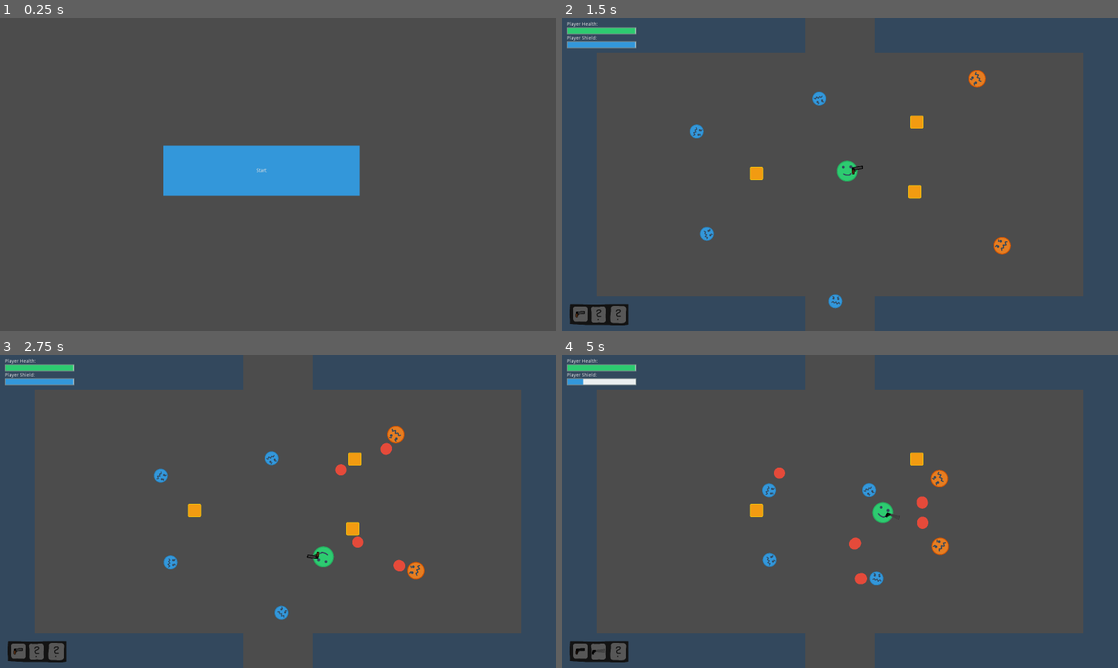
Above: before the commit, frames 1-4 (two rows, left to right).
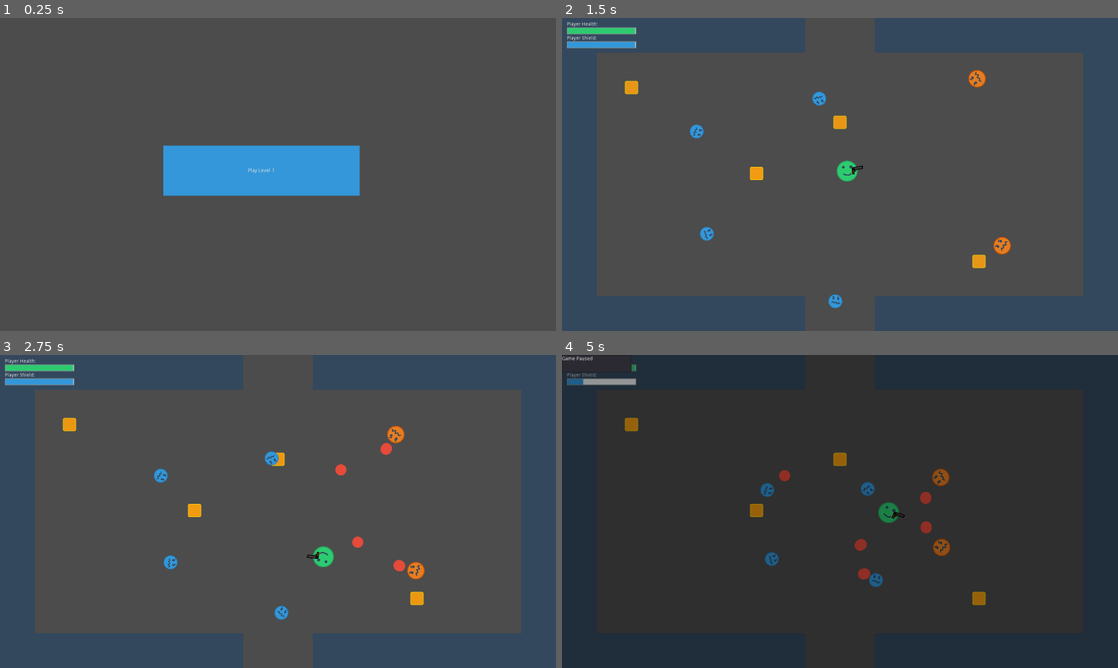
Above: after the commit, the same moments.

Repository: dominik-pm/CircleHead
Game: Godot game, scene res://Menu/Menu.tscn
Two runs of this game, one before a commit and one after it. Both use one fixed random seed, a clock stepped at 60 frames per second and the inputs below. Before the commit the project starts from res://Startscene/Startscene.tscn.
Inputs (mouse positions are in pixels of both pictures, inside the frame that each line leads up to):
- Up to frame 1 (0.25 s): no input
- Up to frame 2 (1.5 s): click (823, 171) at 0.5 s, where only the run before the commit has a clickable "Start"; move the mouse to (962, 158) at 1.27 s; hold Right (ui_right) from 1.28 s (still down); tap E (player_next_weapon) at 1.35 s
- Up to frame 3 (2.75 s): move the mouse to (166, 527) at 2.02 s; release Right (ui_right) at 2.03 s; hold Down (ui_down) from 2.03 s (still down); tap Q (player_prev_weapon) at 2.1 s
- Up to frame 4 (5 s): move the mouse to (895, 442) at 2.77 s; release Down (ui_down) at 2.78 s; hold Right (ui_right) 2.78-3.53 s; hold Space (player_shoot) 2.78-3.53 s; move the mouse to (812, 574) at 3.52 s; hold Up (ui_up) 3.53-4.28 s; tap E (player_next_weapon) at 3.6 s; move the mouse to (1006, 558) at 4.27 s; hold Left (ui_left) from 4.28 s (still down); tap Q (player_prev_weapon) at 4.35 s; tap P (pause, bound only after the commit) at 4.9 s

The runs differ from the first frame. In frame 1, less than 0.1% of the frame differs, in the area x 44-50%, y 48-50%; in frame 2, 1.2%; in frame 3, 1.2%; in frame 4, 100%, in the area x 0-100%, y 0-100%.

Commit message:
Fixed Bugs, Better Level Structure + global Script, Added PopUps (Gabriel, moch das de besser ausschaun xD)

Diff:
--- a/Enemys/Enemy.gd
+++ b/Enemys/Enemy.gd
@@ -22,7 +22,7 @@
 func _ready():
 	set_linear_damp(dampening)
 
-	player = get_parent().get_node("Player")
+	player = get_parent().get_parent().get_node("Player")
 
 	if spawn_probability > 10:
 		spawn_probability = 10
--- a/Enemys/Enemy_Red_Shooter.gd
+++ b/Enemys/Enemy_Red_Shooter.gd
@@ -14,6 +14,11 @@
 	shoot()
 	timer.start()
 
+# override die function to spawn item when dead
+func die():
+	get_parent().get_parent().spawn_item(self.position.x, self.position.y)
+	queue_free()
+
 # add this function
 func shoot():
 	#print("enemy: shooting!")
--- a/Enemys/Enemy_Spawner.gd
+++ b/Enemys/Enemy_Spawner.gd
@@ -3,4 +3,4 @@
 func spawn_enemy(enemy):
 	var e = enemy.instance()
 	e.position = self.position
-	get_parent().add_child(e)
+	get_parent().get_parent().get_node('Enemys').add_child(e)
--- /dev/null
+++ b/Environment/Block.tscn
@@ -0,0 +1,22 @@
+[gd_scene load_steps=5 format=2]
+
+[sub_resource type="RectangleShape2D" id=1]
+extents = Vector2( 25, 25 )
+
+[sub_resource type="CubeMesh" id=2]
+size = Vector3( 50, 50, 2 )
+
+[sub_resource type="Gradient" id=3]
+colors = PoolColorArray( 1, 1, 1, 1, 1, 1, 1, 1 )
+
+[sub_resource type="GradientTexture" id=4]
+gradient = SubResource( 3 )
+
+[node name="Block" type="StaticBody2D"]
+
+[node name="CollisionShape2D" type="CollisionShape2D" parent="."]
+shape = SubResource( 1 )
+
+[node name="MeshInstance2D" type="MeshInstance2D" parent="."]
+mesh = SubResource( 2 )
+texture = SubResource( 4 )
--- a/Environment/Item.gd
+++ b/Environment/Item.gd
@@ -1,6 +1,28 @@
 extends Node2D
+
+func init(x, y):
+	# set position
+	self.position = Vector2(x, y)
+
+	# play appearing animation
+	get_node("item/AnimationPlayer").play("spawn")
+
+	# connect de animation_finished signal
+	get_node("item/AnimationPlayer").connect("animation_finished", self, "on_animation_finished")
 
 func _on_Area2D_body_entered(body):
 	if body.is_in_group('player'):
 		body.on_item_got_item()
+
+		# play disappearing animation
+		get_node("item/AnimationPlayer").play("despawn")
+
+func on_animation_finished(finished_anim):
+	# check if the finished_anim is spawn, set animation to idle
+	if finished_anim == "spawn":
+		get_node("item/AnimationPlayer").play("idle")
+
+	# check if the finished_anim is despawn, then delete this item
+	if finished_anim == "despawn":
+		print("item: player got me!")
 		queue_free()
--- a/Environment/Item.tscn
+++ b/Environment/Item.tscn
@@ -1,9 +1,68 @@
-[gd_scene load_steps=4 format=2]
+[gd_scene load_steps=7 format=2]
 
 [ext_resource path="res://Environment/Item.gd" type="Script" id=1]
 [ext_resource path="res://Environment/item.png" type="Texture" id=2]
 
-[sub_resource type="RectangleShape2D" id=1]
+[sub_resource type="Animation" id=3]
+resource_name = "despawn"
+tracks/0/type = "value"
+tracks/0/path = NodePath(".:modulate")
+tracks/0/interp = 1
+tracks/0/loop_wrap = true
+tracks/0/imported = false
+tracks/0/enabled = true
+tracks/0/keys = {
+"times": PoolRealArray( 0, 0.5 ),
+"transitions": PoolRealArray( 1, 1 ),
+"update": 0,
+"values": [ Color( 1, 1, 1, 1 ), Color( 1, 1, 1, 0 ) ]
+}
+
+[sub_resource type="Animation" id=5]
+resource_name = "idle"
+length = 3.0
+loop = true
+tracks/0/type = "value"
+tracks/0/path = NodePath(".:rotation_degrees")
+tracks/0/interp = 2
+tracks/0/loop_wrap = true
+tracks/0/imported = false
+tracks/0/enabled = true
+tracks/0/keys = {
+"times": PoolRealArray( 0, 3 ),
+"transitions": PoolRealArray( 6.27667, 0.353556 ),
+"update": 0,
+"values": [ 0.0, 360.0 ]
+}
+tracks/1/type = "value"
+tracks/1/path = NodePath(".:modulate")
+tracks/1/interp = 2
+tracks/1/loop_wrap = true
+tracks/1/imported = false
+tracks/1/enabled = true
+tracks/1/keys = {
+"times": PoolRealArray( 0, 1.9, 3 ),
+"transitions": PoolRealArray( 3.86374, 3.24901, 0.307786 ),
+"update": 0,
+"values": [ Color( 1, 1, 1, 1 ), Color( 0.815686, 0.815686, 0.815686, 1 ), Color( 1, 1, 1, 1 ) ]
+}
+
+[sub_resource type="Animation" id=4]
+resource_name = "spawn"
+tracks/0/type = "value"
+tracks/0/path = NodePath(".:modulate")
+tracks/0/interp = 1
+tracks/0/loop_wrap = true
+tracks/0/imported = false
+tracks/0/enabled = true
+tracks/0/keys = {
+"times": PoolRealArray( 0, 1 ),
+"transitions": PoolRealArray( 1, 1 ),
+"update": 0,
+"values": [ Color( 1, 1, 1, 0 ), Color( 1, 1, 1, 1 ) ]
+}
+
+[sub_resource type="RectangleShape2D" id=2]
 extents = Vector2( 18, 18 )
 
 [node name="Item" type="Node2D"]
@@ -14,9 +73,15 @@
 scale = Vector2( 0.075, 0.075 )
 texture = ExtResource( 2 )
 
+[node name="AnimationPlayer" type="AnimationPlayer" parent="item"]
+anims/despawn = SubResource( 3 )
+anims/idle = SubResource( 5 )
+anims/spawn = SubResource( 4 )
+
 [node name="Area2D" type="Area2D" parent="."]
+visible = false
 
 [node name="CollisionShape2D" type="CollisionShape2D" parent="Area2D"]
-shape = SubResource( 1 )
+shape = SubResource( 2 )
 
 [connection signal="body_entered" from="Area2D" to="." method="_on_Area2D_body_entered"]
--- a/Environment/Wall.tscn
+++ b/Environment/Wall.tscn
@@ -1,7 +1,6 @@
 [gd_scene load_steps=3 format=2]
 
 [ext_resource path="res://Environment/wall.png" type="Texture" id=1]
-
 
 [sub_resource type="RectangleShape2D" id=1]
 extents = Vector2( 200, 100 )
--- a/Level 1.gd
+++ /dev/null
@@ -1,70 +0,0 @@
-extends Node2D
-
-export(Array, PackedScene) var guns
-export(Array, Image) var gun_sprites
-
-var enemys
-var enemyspawner1
-var enemyspawner2
-
-var item
-
-# Timer
-var timer
-export var spawn_interval = 3.5
-
-func on_timeout_complete():
-	spawn_enemy()
-	timer.start()
-
-func _ready():
-	# Timer
-	timer = Timer.new()
-	timer.wait_time = spawn_interval
-	timer.connect("timeout", self, "on_timeout_complete")
-	timer.start()
-	add_child(timer)
-
-	enemys = [
-		preload("res://Enemys/Enemy.tscn"),
-		preload("res://Enemys/Enemy_Red_Shooter.tscn")
-	]
-
-	enemyspawner1 = get_node("Enemy_Spawner1")
-	enemyspawner2 = get_node("Enemy_Spawner2")
-
-	item = preload("res://Environment/Item.tscn")
-	spawn_item()
-
-
-func spawn_enemy():
-	var r = 0
-	var e = null
-	var cnt = 0
-
-
-	for enemy in enemys:
-		var probability = enemy.instance().spawn_probability
-		randomize()
-		r = floor(rand_range(0, 11-probability))
-		if r == 0:
-			e = enemy
-
-	if e == null:
-		e = enemys[0]
-
-	randomize()
-	r = floor(rand_range(0, 2))
-	if r == 0:
-		enemyspawner1.spawn_enemy(e)
-	else:
-		enemyspawner2.spawn_enemy(e)
-
-func spawn_item():
-	# get a random position
-	# instance() the item
-	# add item as child
-	pass
-
-func game_over():
-	print("game over")
--- a/Level 1.tscn
+++ /dev/null
@@ -1,104 +0,0 @@
-[gd_scene load_steps=16 format=2]
-
-[ext_resource path="res://Level 1.gd" type="Script" id=1]
-[ext_resource path="res://Guns/Pistol.tscn" type="PackedScene" id=2]
-[ext_resource path="res://Guns/Shotgun.tscn" type="PackedScene" id=3]
-[ext_resource path="res://Guns/Minigun.tscn" type="PackedScene" id=4]
-[ext_resource path="res://Guns/Sprites/pistol.png" type="Texture" id=5]
-[ext_resource path="res://Guns/Sprites/shotgun.png" type="Texture" id=6]
-[ext_resource path="res://Guns/Sprites/minigun.png" type="Texture" id=7]
-[ext_resource path="res://Environment/Wall.tscn" type="PackedScene" id=8]
-[ext_resource path="res://Player/Player.tscn" type="PackedScene" id=9]
-[ext_resource path="res://Player/Player_Health_Bar.tscn" type="PackedScene" id=10]
-[ext_resource path="res://Player/Player_Inventory.tscn" type="PackedScene" id=11]
-[ext_resource path="res://Enemys/Enemy_Spawner.tscn" type="PackedScene" id=12]
-[ext_resource path="res://Enemys/Enemy.tscn" type="PackedScene" id=13]
-[ext_resource path="res://Enemys/Enemy_Red_Shooter.tscn" type="PackedScene" id=14]
-[ext_resource path="res://Environment/Item.tscn" type="PackedScene" id=15]
-
-[node name="Level 1" type="Node2D"]
-script = ExtResource( 1 )
-guns = [ ExtResource( 2 ), ExtResource( 3 ), ExtResource( 4 ) ]
-gun_sprites = [ ExtResource( 5 ), ExtResource( 6 ), ExtResource( 7 ) ]
-
-[node name="Walls" type="Node2D" parent="."]
-editor/display_folded = true
-
-[node name="Wall" parent="Walls" instance=ExtResource( 8 )]
-position = Vector2( 300, 0 )
-rotation = 3.14159
-scale = Vector2( 2, 1 )
-
-[node name="Wall5" parent="Walls" instance=ExtResource( 8 )]
-position = Vector2( 1300, 0 )
-rotation = 3.14159
-scale = Vector2( 2, 1 )
-
-[node name="Wall3" parent="Walls" instance=ExtResource( 8 )]
-position = Vector2( 0, 450 )
-rotation = 1.5708
-scale = Vector2( 3, 1 )
-
-[node name="Wall4" parent="Walls" instance=ExtResource( 8 )]
-position = Vector2( 1600, 450 )
-rotation = -1.5708
-scale = Vector2( 3, 1 )
-
-[node name="Wall2" parent="Walls" instance=ExtResource( 8 )]
-position = Vector2( 300, 900 )
-scale = Vector2( 2, 1 )
-
-[node name="Wall6" parent="Walls" instance=ExtResource( 8 )]
-position = Vector2( 1300, 900 )
-scale = Vector2( 2, 1 )
-
-[node name="Wall7" parent="Walls" instance=ExtResource( 8 )]
-position = Vector2( 800, -200 )
-rotation = 3.14159
-
-[node name="Wall8" parent="Walls" instance=ExtResource( 8 )]
-position = Vector2( 800, 1100 )
-
-[node name="Player" parent="." instance=ExtResource( 9 )]
-position = Vector2( 780.601, 440.3 )
-
-[node name="Player_Health_Bar" parent="." instance=ExtResource( 10 )]
-position = Vector2( 14.2905, 12.2263 )
-z_index = 10
-
-[node name="Player_Inventory" parent="." instance=ExtResource( 11 )]
-position = Vector2( 120.322, 855.759 )
-rotation = -2.27374e-013
-
-[node name="Enemy_Spawner1" parent="." instance=ExtResource( 12 )]
-position = Vector2( 800, -50 )
-
-[node name="Enemy_Spawner2" parent="." instance=ExtResource( 12 )]
-position = Vector2( 800, 950 )
-
-[node name="Enemy" parent="." instance=ExtResource( 13 )]
-position = Vector2( 342.514, 313.219 )
-
-[node name="Enemy2" parent="." instance=ExtResource( 14 )]
-position = Vector2( 1233.96, 149.175 )
-
-[node name="Enemy3" parent="." instance=ExtResource( 13 )]
-position = Vector2( 374.891, 641.306 )
-
-[node name="Enemy4" parent="." instance=ExtResource( 13 )]
-position = Vector2( 731.039, 185.869 )
-
-[node name="Enemy5" parent="." instance=ExtResource( 13 )]
-position = Vector2( 787.159, 861.47 )
-
-[node name="Enemy6" parent="." instance=ExtResource( 14 )]
-position = Vector2( 1309.51, 673.683 )
-
-[node name="Item" parent="." instance=ExtResource( 15 )]
-position = Vector2( 559.799, 447.019 )
-
-[node name="Item2" parent="." instance=ExtResource( 15 )]
-position = Vector2( 1021.05, 299.3 )
-
-[node name="Item3" parent="." instance=ExtResource( 15 )]
-position = Vector2( 1015.02, 499.776 )
--- /dev/null
+++ b/Levels/Level 1.gd
@@ -0,0 +1,9 @@
+extends "res://Levels/Level.gd"
+
+func _ready():
+	._ready()
+
+	# test purpose
+	spawn_item(200, 200)
+	spawn_item(800, 300)
+	spawn_item(1200, 700)
--- /dev/null
+++ b/Levels/Level 1.tscn
@@ -0,0 +1,121 @@
+[gd_scene load_steps=18 format=2]
+
+[ext_resource path="res://Levels/Level 1.gd" type="Script" id=1]
+[ext_resource path="res://Guns/Pistol.tscn" type="PackedScene" id=2]
+[ext_resource path="res://Guns/Shotgun.tscn" type="PackedScene" id=3]
+[ext_resource path="res://Guns/Minigun.tscn" type="PackedScene" id=4]
+[ext_resource path="res://Guns/Sprites/pistol.png" type="Texture" id=5]
+[ext_resource path="res://Guns/Sprites/shotgun.png" type="Texture" id=6]
+[ext_resource path="res://Guns/Sprites/minigun.png" type="Texture" id=7]
+[ext_resource path="res://Enemys/Enemy.tscn" type="PackedScene" id=8]
+[ext_resource path="res://Enemys/Enemy_Red_Shooter.tscn" type="PackedScene" id=9]
+[ext_resource path="res://Player/Player.tscn" type="PackedScene" id=10]
+[ext_resource path="res://Player/Player_Health_Bar.tscn" type="PackedScene" id=11]
+[ext_resource path="res://Player/Player_Inventory.tscn" type="PackedScene" id=12]
+[ext_resource path="res://Environment/Wall.tscn" type="PackedScene" id=13]
+[ext_resource path="res://Enemys/Enemy_Spawner.tscn" type="PackedScene" id=14]
+[ext_resource path="res://Environment/Item.tscn" type="PackedScene" id=15]
+[ext_resource path="res://PopUp/GameOver.tscn" type="PackedScene" id=16]
+[ext_resource path="res://PopUp/Pause.tscn" type="PackedScene" id=17]
+
+[node name="Level 1" type="Node2D"]
+script = ExtResource( 1 )
+guns = [ ExtResource( 2 ), ExtResource( 3 ), ExtResource( 4 ) ]
+gun_sprites = [ ExtResource( 5 ), ExtResource( 6 ), ExtResource( 7 ) ]
+enemys = [ ExtResource( 8 ), ExtResource( 9 ) ]
+
+[node name="Player" parent="." instance=ExtResource( 10 )]
+position = Vector2( 780.601, 440.3 )
+
+[node name="Player_Health_Bar" parent="." instance=ExtResource( 11 )]
+position = Vector2( 14.2905, 12.2263 )
+z_index = 10
+
+[node name="Player_Inventory" parent="." instance=ExtResource( 12 )]
+position = Vector2( 120.322, 855.759 )
+rotation = -2.27374e-013
+
+[node name="Walls" type="Node2D" parent="."]
+editor/display_folded = true
+
+[node name="Wall" parent="Walls" instance=ExtResource( 13 )]
+position = Vector2( 300, 0 )
+rotation = 3.14159
+scale = Vector2( 2, 1 )
+
+[node name="Wall5" parent="Walls" instance=ExtResource( 13 )]
+position = Vector2( 1300, 0 )
+rotation = 3.14159
+scale = Vector2( 2, 1 )
+
+[node name="Wall3" parent="Walls" instance=ExtResource( 13 )]
+position = Vector2( 0, 450 )
+rotation = 1.5708
+scale = Vector2( 3, 1 )
+
+[node name="Wall4" parent="Walls" instance=ExtResource( 13 )]
+position = Vector2( 1600, 450 )
+rotation = -1.5708
+scale = Vector2( 3, 1 )
+
+[node name="Wall2" parent="Walls" instance=ExtResource( 13 )]
+position = Vector2( 300, 900 )
+scale = Vector2( 2, 1 )
+
+[node name="Wall6" parent="Walls" instance=ExtResource( 13 )]
+position = Vector2( 1300, 900 )
+scale = Vector2( 2, 1 )
+
+[node name="Wall7" parent="Walls" instance=ExtResource( 13 )]
+position = Vector2( 800, -200 )
+rotation = 3.14159
+
+[node name="Wall8" parent="Walls" instance=ExtResource( 13 )]
+position = Vector2( 800, 1100 )
+
+[node name="Enemyspawners" type="Node2D" parent="."]
+editor/display_folded = true
+
+[node name="Enemy_Spawner1" parent="Enemyspawners" instance=ExtResource( 14 )]
+position = Vector2( 800, -50 )
+
+[node name="Enemy_Spawner2" parent="Enemyspawners" instance=ExtResource( 14 )]
+position = Vector2( 800, 950 )
+
+[node name="Enemys" type="Node2D" parent="."]
+editor/display_folded = true
+
+[node name="Enemy" parent="Enemys" instance=ExtResource( 8 )]
+position = Vector2( 342.514, 313.219 )
+
+[node name="Enemy2" parent="Enemys" instance=ExtResource( 9 )]
+position = Vector2( 1233.96, 149.175 )
+
+[node name="Enemy3" parent="Enemys" instance=ExtResource( 8 )]
+position = Vector2( 374.891, 641.306 )
+
+[node name="Enemy4" parent="Enemys" instance=ExtResource( 8 )]
+position = Vector2( 731.039, 185.869 )
+
+[node name="Enemy5" parent="Enemys" instance=ExtResource( 8 )]
+position = Vector2( 787.159, 861.47 )
+
+[node name="Enemy6" parent="Enemys" instance=ExtResource( 9 )]
+position = Vector2( 1309.51, 673.683 )
+
+[node name="Items" type="Node2D" parent="."]
+editor/display_folded = true
+
+[node name="Item" parent="Items" instance=ExtResource( 15 )]
+position = Vector2( 559.799, 447.019 )
+
+[node name="PopUps" type="CanvasLayer" parent="."]
+layer = 100
+
+[node name="GameOverPopUp" parent="PopUps" instance=ExtResource( 16 )]
+visible = false
+margin_right = 300.0
+rect_scale = Vector2( 3.08394, 3.08394 )
+
+[node name="PausePopUp" parent="PopUps" instance=ExtResource( 17 )]
+visible = false
--- /dev/null
+++ b/Levels/Level.gd
@@ -0,0 +1,88 @@
+extends Node2D
+
+export(Array, PackedScene) var guns
+export(Array, Image) var gun_sprites
+export (Array, PackedScene) var enemys
+
+var all_enemyspawner = []
+
+var item
+
+# Pop up
+var gameover_popup
+var levelsuccess_popup
+
+# Timer
+var timer
+export var spawn_interval = 3.5
+
+func on_timeout_complete():
+	spawn_enemy()
+	timer.start()
+
+func _ready():
+	# Pup Ups
+	gameover_popup = get_node("PopUps/GameOverPopUp")
+
+	# temporary spawn Timer (should be replaced by a wave somehow)
+	timer = Timer.new()
+	timer.wait_time = spawn_interval
+	timer.connect("timeout", self, "on_timeout_complete")
+	timer.start()
+	add_child(timer)
+
+	# add all enemyspawners to the array
+	for spawner in get_node("Enemyspawners").get_children():
+		all_enemyspawner.push_back(spawner)
+
+	# get the item
+	item = preload("res://Environment/Item.tscn")
+
+	# catch errors
+	if guns.size() != gun_sprites.size():
+		print('The Gun count does not equal the gun sprites count!')
+		get_tree().quit()
+	if guns.size() < 1:
+		print('There are no guns set for this level!')
+		get_tree().quit()
+
+
+func spawn_enemy():
+	var r = 0
+	var e = null
+	var cnt = 0
+
+
+	for enemy in enemys:
+		var probability = enemy.instance().spawn_probability
+		randomize()
+		r = floor(rand_range(0, 11-probability))
+		if r == 0:
+			e = enemy
+
+	if e == null:
+		e = enemys[0]
+
+	randomize()
+	r = floor(rand_range(0, all_enemyspawner.size()))
+	all_enemyspawner[r].spawn_enemy(e)
+
+func spawn_item(x, y):
+	# instance() the item
+	var i = item.instance()
+	i.init(x, y)
+
+	# add item as child
+	get_node("Items").add_child(i)
+
+func game_over():
+	# pause game
+	get_tree().paused = true
+	# show pop up (backtomenu, restartlevel)
+	gameover_popup.show()
+
+func level_success():
+	# pause game
+	get_tree().paused = true
+	# show pop up (backtomenu, nextlevel)
+	levelsuccess_popup.show()
--- /dev/null
+++ b/Menu/Menu.gd
@@ -0,0 +1,7 @@
+extends Node2D
+
+func _ready():
+	get_node("StartLevel").text = "Play Level " + str(get_node("/root/global").current_level)
+
+func _on_StartLevel_pressed():
+	get_node("/root/global").play_current_level()
--- a/Startscene/Startscene.tscn
+++ b/Menu/Menu.tscn
@@ -1,6 +1,6 @@
 [gd_scene load_steps=5 format=2]
 
-[ext_resource path="res://Startscene/Button.gd" type="Script" id=1]
+[ext_resource path="res://Menu/Menu.gd" type="Script" id=1]
 
 [sub_resource type="StyleBoxFlat" id=1]
 bg_color = Color( 0.203922, 0.596078, 0.858824, 0.815686 )
@@ -11,9 +11,10 @@
 [sub_resource type="StyleBoxFlat" id=3]
 bg_color = Color( 0.203922, 0.596078, 0.858824, 1 )
 
-[node name="Node2D" type="Node2D"]
+[node name="Menu" type="Node2D"]
+script = ExtResource( 1 )
 
-[node name="Button" type="Button" parent="."]
+[node name="StartLevel" type="Button" parent="."]
 margin_left = 470.355
 margin_top = 367.276
 margin_right = 1035.36
@@ -21,5 +22,6 @@
 custom_styles/hover = SubResource( 1 )
 custom_styles/pressed = SubResource( 2 )
 custom_styles/normal = SubResource( 3 )
-text = "Start"
-script = ExtResource( 1 )
+text = "Text is changed in script... :)"
+
+[connection signal="pressed" from="StartLevel" to="." method="_on_StartLevel_pressed"]
--- /dev/null
+++ b/PopUp/GameOver.gd
@@ -0,0 +1,7 @@
+extends Control
+
+func _on_Restart_pressed():
+	get_node("/root/global").play_current_level()
+
+func _on_Menu_pressed():
+	get_node("/root/global").change_scene("res://Menu/Menu.tscn")
--- /dev/null
+++ b/PopUp/GameOver.tscn
@@ -0,0 +1,31 @@
+[gd_scene load_steps=2 format=2]
+
+[ext_resource path="res://PopUp/GameOver.gd" type="Script" id=1]
+
+[node name="GameOverPopUp" type="Control"]
+pause_mode = 2
+anchor_right = 1.0
+anchor_bottom = 1.0
+script = ExtResource( 1 )
+
+[node name="Black Overlay" type="ColorRect" parent="."]
+anchor_right = 1.0
+anchor_bottom = 1.0
+color = Color( 0, 0, 0, 0.376471 )
+
+[node name="Restart" type="Button" parent="."]
+margin_left = 53.2553
+margin_top = 20.686
+margin_right = 142.255
+margin_bottom = 40.686
+text = "restart level"
+
+[node name="Menu" type="Button" parent="."]
+margin_left = 71.4642
+margin_top = 46.4496
+margin_right = 120.464
+margin_bottom = 66.4496
+text = "menu"
+
+[connection signal="pressed" from="Restart" to="." method="_on_Restart_pressed"]
+[connection signal="pressed" from="Menu" to="." method="_on_Menu_pressed"]
--- /dev/null
+++ b/PopUp/Pause.gd
@@ -0,0 +1,7 @@
+extends Control
+
+func _input(event):
+	if event.is_action_pressed("pause"):
+		var new_paused_state = not get_tree().paused
+		get_tree().paused = new_paused_state
+		visible = new_paused_state
--- /dev/null
+++ b/PopUp/Pause.tscn
@@ -0,0 +1,19 @@
+[gd_scene load_steps=2 format=2]
+
+[ext_resource path="res://PopUp/Pause.gd" type="Script" id=1]
+
+[node name="PausePopUp" type="Control"]
+pause_mode = 2
+anchor_right = 1.0
+anchor_bottom = 1.0
+script = ExtResource( 1 )
+
+[node name="Black Overlay" type="ColorRect" parent="."]
+anchor_right = 1.0
+anchor_bottom = 1.0
+color = Color( 0, 0, 0, 0.376471 )
+
+[node name="TextEdit" type="TextEdit" parent="."]
+margin_right = 200.0
+margin_bottom = 50.0
+text = "Game Paused"
--- a/Startscene/Button.gd
+++ /dev/null
@@ -1,4 +0,0 @@
-extends Button
-
-func _pressed():
-	get_tree().change_scene("Level 1.tscn")
--- /dev/null
+++ b/global.gd
@@ -0,0 +1,35 @@
+extends Node
+
+var current_level = 1
+
+func _ready():
+	change_scene("Menu/Menu.tscn")
+
+# --> LEVEL CALLED FUNCTIONS: -->
+# <-- LEVEL CALLED FUNCTIONS <--
+
+# --> CONTROL CALLED FUNCTIONS: -->
+func next_level():
+	# set current level to next level
+	current_level+=1
+	# load the level
+	play_current_level()
+	pass
+
+func play_current_level():
+	# load current level
+	var level = "res://Levels/Level " + str(current_level) + ".tscn"
+	var file = File.new()
+	if file.file_exists(level):
+		change_scene(level)
+	else:
+		print(level + ", does not exist")
+# <-- CONTROL CALLED FUNCTIONS <--
+
+# --> HELP FUNCTIONS -->
+# function to set a scene with a path
+func change_scene(scene_path):
+	get_tree().paused = false
+	print("changed scene to: " + str(scene_path))
+	get_tree().change_scene(scene_path)
+# <-- HELP FUNCTIONS <--
--- a/project.godot
+++ b/project.godot
@@ -16,7 +16,7 @@
 [application]
 
 config/name="CircleHead"
-run/main_scene="res://Startscene/Startscene.tscn"
+run/main_scene="res://Menu/Menu.tscn"
 boot_splash/image="res://Enemys/enemy1.png"
 boot_splash/bg_color=Color( 0.172549, 0.243137, 0.313726, 1 )
 config/icon="res://Player/player.png"
@@ -24,6 +24,7 @@
 [autoload]
 
 SFX="*res://SFX.tscn"
+global="*res://global.gd"
 
 [display]
 
@@ -83,6 +84,12 @@
 , Object(InputEventMouseButton,"resource_local_to_scene":false,"resource_name":"","device":0,"alt":false,"shift":false, …(202 unchanged characters)…
  ]
 }
+pause={
+"deadzone": 0.5,
+"events": [ Object(InputEventKey,"resource_local_to_scene":false,"resource_name":"","device":0,"alt":false,"shift":false,"control":false,"meta":false,"command":false,"pressed":false,"scancode":80,"unicode":0,"echo":false,"script":null)
+, Object(InputEventKey,"resource_local_to_scene":false,"resource_name":"","device":0,"alt":false,"shift":false,"control":false,"meta":false,"command":false,"pressed":false,"scancode":16777217,"unicode":0,"echo":false,"script":null)
+ ]
+}
 
 [layer_names]
 
Not shown, added: export_presets.cfg
